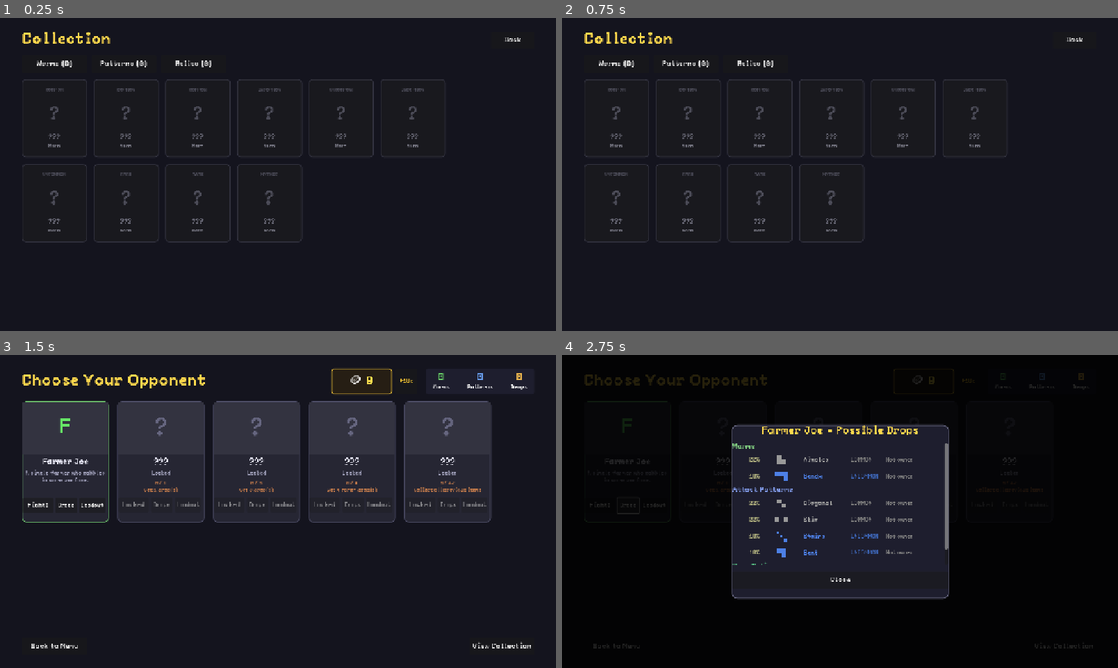
Above: before the commit, frames 1-4 (two rows, left to right).
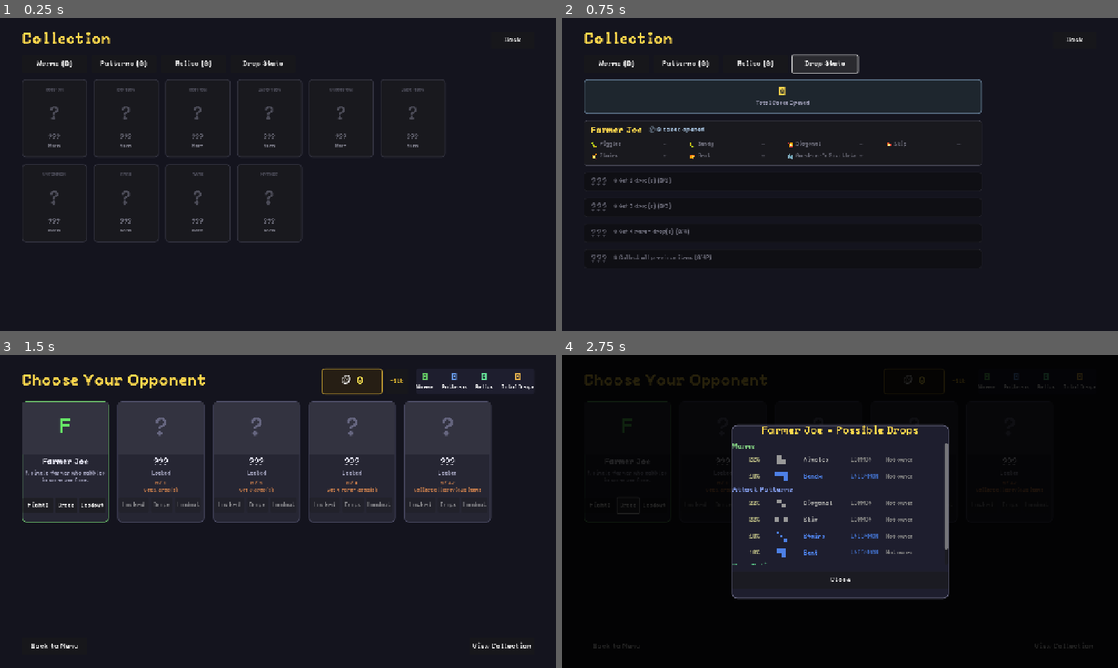
Above: after the commit, the same moments.

Repository: gdg-gdg/goldworm
Game: Godot game, scene res://CollectionScreen.tscn
Same seed, same stepped clock (60 frames per second), same inputs: the game is played once before the commit and once after it. This scene is started directly instead of the project's main scene.
Inputs (mouse positions are in pixels of both pictures, inside the frame that each line leads up to):
- Up to frame 1 (0.25 s): no input
- Up to frame 2 (0.75 s): click (823, 64) at 0.5 s, where only the run after the commit has a clickable "Drop Stats"
- Up to frame 3 (1.5 s): click "Back" at 1.25 s
- Up to frame 4 (2.75 s): click "Drops" at 2 s

The runs differ from the first frame. In frame 1, less than 0.1% of the frame differs, in the area x 43-51%, y 13-16%; in frame 2, 3.7%, in the area x 4-80%, y 11-79%; in frame 3, 0.5%; in frame 4, 0.2%.

Commit message:
Add drop statistics tracking and Drop Stats tab in Collection
- Track chests opened per NPC and individual item drop counts
- Add Drop Stats tab showing total cases opened and rarity breakdown
- Display per-NPC stats with item drop counts (×N format)
- Grey out locked NPCs with "???" and show unlock progress
- Add Relics count to NPC menu stats panel (in relic color)
- Rename "Drops" to "Total Drops" for clarity
- Always record drops for stats even when getting duplicates

Diff:
--- a/CollectionScreen.gd
+++ b/CollectionScreen.gd
@@ -20,7 +20,7 @@
 	"feet": "👢",
 }
 
-var current_tab := 0  # 0 = worms, 1 = patterns, 2 = relics
+var current_tab := 0  # 0 = worms, 1 = patterns, 2 = relics, 3 = stats
 
 func _ready() -> void:
 	_build_ui()
@@ -89,6 +89,14 @@
 	Fonts.apply_button(relics_tab, 16)
 	tab_hbox.add_child(relics_tab)
 
+	var stats_tab := Button.new()
+	stats_tab.name = "StatsTab"
+	stats_tab.text = "Drop Stats"
+	stats_tab.custom_minimum_size = Vector2(150, 40)
+	stats_tab.pressed.connect(_on_tab_stats)
+	Fonts.apply_button(stats_tab, 16)
+	tab_hbox.add_child(stats_tab)
+
 	# Scroll container for items
 	var scroll := ScrollContainer.new()
 	scroll.size_flags_vertical = Control.SIZE_EXPAND_FILL
@@ -115,9 +123,14 @@
 	current_tab = 2
 	_show_relics()
 
+func _on_tab_stats() -> void:
+	current_tab = 3
+	_show_stats()
+
 func _show_worms() -> void:
 	var grid: GridContainer = find_child("ItemGrid", true, false)
 	_clear_grid(grid)
+	grid.columns = 6  # Reset columns
 
 	var unlocked := SaveManager.get_unlocked_worms()
 
@@ -131,6 +144,7 @@
 func _show_patterns() -> void:
 	var grid: GridContainer = find_child("ItemGrid", true, false)
 	_clear_grid(grid)
+	grid.columns = 6  # Reset columns
 
 	var unlocked := SaveManager.get_unlocked_patterns()
 
@@ -146,6 +160,7 @@
 func _show_relics() -> void:
 	var grid: GridContainer = find_child("ItemGrid", true, false)
 	_clear_grid(grid)
+	grid.columns = 6  # Reset columns
 
 	var unlocked := SaveManager.get_unlocked_cosmetics()
 	var equipped := SaveManager.get_equipped_cosmetics()
@@ -157,6 +172,201 @@
 		var is_equipped: bool = relic_name in equipped.values()
 		var panel := _create_relic_panel(relic_name, relic_def, is_unlocked, is_equipped)
 		grid.add_child(panel)
+
+func _show_stats() -> void:
+	var grid: GridContainer = find_child("ItemGrid", true, false)
+	_clear_grid(grid)
+
+	# Change to single column layout for stats
+	grid.columns = 1
+
+	# Total stats header
+	var total_panel := _create_stats_header()
+	grid.add_child(total_panel)
+
+	# Show stats for each NPC
+	for npc_id in NPCDefs.NPC_ORDER:
+		var npc: Dictionary = NPCDefs.NPCS.get(npc_id, {})
+		var npc_panel := _create_npc_stats_panel(npc_id, npc)
+		grid.add_child(npc_panel)
+
+func _create_stats_header() -> PanelContainer:
+	var panel := PanelContainer.new()
+	panel.custom_minimum_size = Vector2(800, 80)
+
+	var style := StyleBoxFlat.new()
+	style.bg_color = Color(0.12, 0.15, 0.18)
+	style.border_color = Color(0.4, 0.5, 0.6)
+	style.set_corner_radius_all(8)
+	style.set_border_width_all(2)
+	panel.add_theme_stylebox_override("panel", style)
+
+	var hbox := HBoxContainer.new()
+	hbox.add_theme_constant_override("separation", 40)
+	hbox.alignment = BoxContainer.ALIGNMENT_CENTER
+	panel.add_child(hbox)
+
+	# Total cases opened
+	var cases_vbox := VBoxContainer.new()
+	cases_vbox.alignment = BoxContainer.ALIGNMENT_CENTER
+	hbox.add_child(cases_vbox)
+
+	var cases_count := Label.new()
+	cases_count.text = str(SaveManager.get_total_chests_opened())
+	cases_count.horizontal_alignment = HORIZONTAL_ALIGNMENT_CENTER
+	Fonts.apply_title(cases_count, 28)
+	cases_vbox.add_child(cases_count)
+
+	var cases_label := Label.new()
+	cases_label.text = "Total Cases Opened"
+	cases_label.horizontal_alignment = HORIZONTAL_ALIGNMENT_CENTER
+	Fonts.apply_body(cases_label, 12, Color(0.6, 0.6, 0.7))
+	cases_vbox.add_child(cases_label)
+
+	# Total drops by rarity
+	var rarities := ["common", "uncommon", "rare", "epic", "legendary", "mythic", "relic"]
+	for rarity in rarities:
+		var count: int = SaveManager.get_rarity_drops(rarity)
+		if count == 0:
+			continue
+
+		var rar_vbox := VBoxContainer.new()
+		rar_vbox.alignment = BoxContainer.ALIGNMENT_CENTER
+		hbox.add_child(rar_vbox)
+
+		var rar_count := Label.new()
+		rar_count.text = str(count)
+		rar_count.horizontal_alignment = HORIZONTAL_ALIGNMENT_CENTER
+		Fonts.apply_body(rar_count, 20, RARITY_COLORS.get(rarity, Color.WHITE))
+		rar_vbox.add_child(rar_count)
+
+		var rar_label := Label.new()
+		rar_label.text = rarity.capitalize()
+		rar_label.horizontal_alignment = HORIZONTAL_ALIGNMENT_CENTER
+		Fonts.apply_body(rar_label, 10, RARITY_COLORS.get(rarity, Color.WHITE).darkened(0.2))
+		rar_vbox.add_child(rar_label)
+
+	return panel
+
+func _create_npc_stats_panel(npc_id: String, npc: Dictionary) -> PanelContainer:
+	var panel := PanelContainer.new()
+	panel.custom_minimum_size = Vector2(800, 0)
+
+	var is_unlocked := NPCDefs.is_npc_unlocked(npc_id)
+
+	var style := StyleBoxFlat.new()
+	if is_unlocked:
+		style.bg_color = Color(0.1, 0.1, 0.12)
+		style.border_color = Color(0.25, 0.25, 0.3)
+	else:
+		style.bg_color = Color(0.06, 0.06, 0.08)
+		style.border_color = Color(0.15, 0.15, 0.18)
+	style.set_corner_radius_all(6)
+	style.set_border_width_all(1)
+	panel.add_theme_stylebox_override("panel", style)
+
+	var margin := MarginContainer.new()
+	margin.add_theme_constant_override("margin_left", 15)
+	margin.add_theme_constant_override("margin_right", 15)
+	margin.add_theme_constant_override("margin_top", 10)
+	margin.add_theme_constant_override("margin_bottom", 10)
+	panel.add_child(margin)
+
+	var vbox := VBoxContainer.new()
+	vbox.add_theme_constant_override("separation", 8)
+	margin.add_child(vbox)
+
+	# NPC header row
+	var header_hbox := HBoxContainer.new()
+	header_hbox.add_theme_constant_override("separation", 15)
+	vbox.add_child(header_hbox)
+
+	var npc_name := Label.new()
+	if is_unlocked:
+		npc_name.text = npc.get("name", "???")
+		Fonts.apply_title(npc_name, 20)
+	else:
+		npc_name.text = "???"
+		Fonts.apply_body(npc_name, 20, Color(0.35, 0.35, 0.4))
+	header_hbox.add_child(npc_name)
+
+	# Show unlock progress for locked NPCs
+	if not is_unlocked:
+		var progress := NPCDefs.get_unlock_progress(npc_id)
+		var lock_label := Label.new()
+		lock_label.text = "🔒 %s (%d/%d)" % [progress["description"], progress["current"], progress["required"]]
+		Fonts.apply_body(lock_label, 12, Color(0.4, 0.4, 0.45))
+		header_hbox.add_child(lock_label)
+		return panel  # Return early - don't show items for locked NPCs
+
+	var cases_opened := SaveManager.get_chests_opened(npc_id)
+	var cases_label := Label.new()
+	cases_label.text = "📦 %d cases opened" % cases_opened
+	Fonts.apply_body(cases_label, 14, Color(0.6, 0.7, 0.8))
+	header_hbox.add_child(cases_label)
+
+	# Items grid
+	var items_grid := GridContainer.new()
+	items_grid.columns = 4
+	items_grid.add_theme_constant_override("h_separation", 20)
+	items_grid.add_theme_constant_override("v_separation", 6)
+	vbox.add_child(items_grid)
+
+	# Get loot pool for this NPC
+	var loot_pool := NPCDefs.get_npc_loot_pool(npc_id)
+
+	for item in loot_pool:
+		var item_name: String = item.get("name", "")
+		var item_type: String = item.get("type", "")
+		var rarity: String = item.get("rarity", "common")
+		var drop_count: int = SaveManager.get_item_drop_count(item_name)
+		var is_owned := false
+
+		if item_type == "worm":
+			is_owned = SaveManager.has_worm(item_name)
+		elif item_type == "pattern":
+			is_owned = SaveManager.has_pattern(item_name)
+		elif item_type == "cosmetic":
+			is_owned = SaveManager.has_cosmetic(item_name)
+
+		var item_hbox := HBoxContainer.new()
+		item_hbox.add_theme_constant_override("separation", 6)
+		items_grid.add_child(item_hbox)
+
+		# Type icon
+		var icon := Label.new()
+		match item_type:
+			"worm": icon.text = "🐛"
+			"pattern": icon.text = "💥"
+			"cosmetic":
+				var cosmetic := CosmeticDefs.get_cosmetic(item_name)
+				var slot: String = cosmetic.get("slot", "")
+				icon.text = SLOT_ICONS.get(slot, "💎")
+		icon.add_theme_font_size_override("font_size", 14)
+		item_hbox.add_child(icon)
+
+		# Item name
+		var name_label := Label.new()
+		name_label.text = item_name
+		name_label.custom_minimum_size.x = 140
+		var rarity_color: Color = RARITY_COLORS.get(rarity, Color.WHITE)
+		if is_owned:
+			Fonts.apply_body(name_label, 12, rarity_color)
+		else:
+			Fonts.apply_body(name_label, 12, Color(0.4, 0.4, 0.45))
+		item_hbox.add_child(name_label)
+
+		# Drop count
+		var count_label := Label.new()
+		count_label.text = "×%d" % drop_count if drop_count > 0 else "—"
+		count_label.custom_minimum_size.x = 40
+		if drop_count > 0:
+			Fonts.apply_body(count_label, 12, Color(0.7, 0.8, 0.7))
+		else:
+			Fonts.apply_body(count_label, 12, Color(0.35, 0.35, 0.4))
+		item_hbox.add_child(count_label)
+
+	return panel
 
 func _create_relic_panel(relic_name: String, relic_def: Dictionary, is_unlocked: bool, is_equipped: bool) -> PanelContainer:
 	var panel := PanelContainer.new()
--- a/NPCMenu.gd
+++ b/NPCMenu.gd
@@ -224,7 +224,26 @@
 	Fonts.apply_body(patterns_label, 12, Color.WHITE)
 	patterns_vbox.add_child(patterns_label)
 
-	# Drops count
+	# Relics count
+	var relics_vbox := VBoxContainer.new()
+	relics_vbox.size_flags_horizontal = Control.SIZE_EXPAND_FILL
+	relics_vbox.alignment = BoxContainer.ALIGNMENT_CENTER
+	hbox.add_child(relics_vbox)
+
+	var relics_count := Label.new()
+	relics_count.name = "RelicsCount"
+	relics_count.text = str(SaveManager.get_unlocked_cosmetics().size())
+	relics_count.horizontal_alignment = HORIZONTAL_ALIGNMENT_CENTER
+	Fonts.apply_body(relics_count, 24, Color(0.4, 0.9, 0.6))  # Relic color
+	relics_vbox.add_child(relics_count)
+
+	var relics_label := Label.new()
+	relics_label.text = "Relics"
+	relics_label.horizontal_alignment = HORIZONTAL_ALIGNMENT_CENTER
+	Fonts.apply_body(relics_label, 12, Color.WHITE)
+	relics_vbox.add_child(relics_label)
+
+	# Total drops count (including duplicates)
 	var drops_vbox := VBoxContainer.new()
 	drops_vbox.size_flags_horizontal = Control.SIZE_EXPAND_FILL
 	drops_vbox.alignment = BoxContainer.ALIGNMENT_CENTER
@@ -238,7 +257,7 @@
 	drops_vbox.add_child(drops_count)
 
 	var drops_label := Label.new()
-	drops_label.text = "Drops"
+	drops_label.text = "Total Drops"
 	drops_label.horizontal_alignment = HORIZONTAL_ALIGNMENT_CENTER
 	Fonts.apply_body(drops_label, 12, Color.WHITE)
 	drops_vbox.add_child(drops_label)
--- a/SaveManager.gd
+++ b/SaveManager.gd
@@ -46,6 +46,8 @@
 		"defeated_npcs": [],
 		"coins": 0,  # Currency for buying chests
 		"chests": {},  # npc_id -> count of owned chests
+		"chests_opened": {},  # npc_id -> count opened
+		"drop_counts": {},  # item_name -> count obtained
 		"total_drops": 0,
 		"common_drops": 0,
 		"uncommon_drops": 0,
@@ -261,6 +263,10 @@
 
 func unlock_worm(worm_name: String, rarity: String, is_shiny: bool = false) -> bool:
 	## Unlock a new worm. Returns true if it was newly unlocked.
+	## Always records the drop for stats, even if already owned.
+	_record_drop(rarity)
+	_record_item_drop(worm_name)
+
 	var worms: Array = save_data.get("unlocked_worms", [])
 	if worm_name in worms:
 		# Already have it - but maybe we got a shiny upgrade?
@@ -268,7 +274,7 @@
 			var shiny_list: Array = save_data.get("shiny_worms", [])
 			shiny_list.append(worm_name)
 			save_data["shiny_worms"] = shiny_list
-			save_game()
+		save_game()
 		return false
 
 	worms.append(worm_name)
@@ -279,12 +285,15 @@
 		shiny_list.append(worm_name)
 		save_data["shiny_worms"] = shiny_list
 
-	_record_drop(rarity)
 	save_game()
 	return true
 
 func unlock_pattern(pattern_name: String, rarity: String, is_shiny: bool = false) -> bool:
 	## Unlock a new pattern. Returns true if it was newly unlocked.
+	## Always records the drop for stats, even if already owned.
+	_record_drop(rarity)
+	_record_item_drop(pattern_name)
+
 	var patterns: Array = save_data.get("unlocked_patterns", [])
 	if pattern_name in patterns:
 		# Already have it - but maybe we got a shiny upgrade?
@@ -292,7 +301,7 @@
 			var shiny_list: Array = save_data.get("shiny_patterns", [])
 			shiny_list.append(pattern_name)
 			save_data["shiny_patterns"] = shiny_list
-			save_game()
+		save_game()
 		return false
 
 	patterns.append(pattern_name)
@@ -303,7 +312,6 @@
 		shiny_list.append(pattern_name)
 		save_data["shiny_patterns"] = shiny_list
 
-	_record_drop(rarity)
 	save_game()
 	return true
 
@@ -329,6 +337,11 @@
 	var key := rarity.to_lower() + "_drops"
 	save_data[key] = save_data.get(key, 0) + 1
 
+func _record_item_drop(item_name: String) -> void:
+	var counts: Dictionary = save_data.get("drop_counts", {})
+	counts[item_name] = counts.get(item_name, 0) + 1
+	save_data["drop_counts"] = counts
+
 # =============================================================================
 # COSMETIC QUERIES
 # =============================================================================
@@ -355,6 +368,10 @@
 
 func unlock_cosmetic(cosmetic_name: String, is_shiny: bool = false) -> bool:
 	## Unlock a new cosmetic. Returns true if it was newly unlocked.
+	## Always records the drop for stats, even if already owned.
+	_record_drop("relic")
+	_record_item_drop(cosmetic_name)
+
 	var cosmetics: Array = save_data.get("unlocked_cosmetics", [])
 	if cosmetic_name in cosmetics:
 		# Already have it - but maybe we got a shiny upgrade?
@@ -362,7 +379,7 @@
 			var shiny_list: Array = save_data.get("shiny_cosmetics", [])
 			shiny_list.append(cosmetic_name)
 			save_data["shiny_cosmetics"] = shiny_list
-			save_game()
+		save_game()
 		return false
 
 	cosmetics.append(cosmetic_name)
@@ -372,8 +389,6 @@
 		var shiny_list: Array = save_data.get("shiny_cosmetics", [])
 		shiny_list.append(cosmetic_name)
 		save_data["shiny_cosmetics"] = shiny_list
-
-	_record_drop("relic")
 	save_game()
 	return true
 
@@ -406,6 +421,32 @@
 		equipped.erase(slot)
 		save_data["equipped_cosmetics"] = equipped
 		save_game()
+
+# =============================================================================
+# DROP STATISTICS
+# =============================================================================
+
+func get_chests_opened(npc_id: String) -> int:
+	## Get number of chests opened for a specific NPC
+	var opened: Dictionary = save_data.get("chests_opened", {})
+	return opened.get(npc_id, 0)
+
+func get_total_chests_opened() -> int:
+	## Get total chests opened across all NPCs
+	var opened: Dictionary = save_data.get("chests_opened", {})
+	var total := 0
+	for count in opened.values():
+		total += count
+	return total
+
+func get_item_drop_count(item_name: String) -> int:
+	## Get number of times a specific item has been obtained
+	var counts: Dictionary = save_data.get("drop_counts", {})
+	return counts.get(item_name, 0)
+
+func get_all_drop_counts() -> Dictionary:
+	## Get all item drop counts
+	return save_data.get("drop_counts", {})
 
 # =============================================================================
 # COIN MANAGEMENT
@@ -448,6 +489,10 @@
 	if current >= count:
 		chests[npc_id] = current - count
 		save_data["chests"] = chests
+		# Track chests opened
+		var opened: Dictionary = save_data.get("chests_opened", {})
+		opened[npc_id] = opened.get(npc_id, 0) + count
+		save_data["chests_opened"] = opened
 		save_game()
 		return true
 	return false
